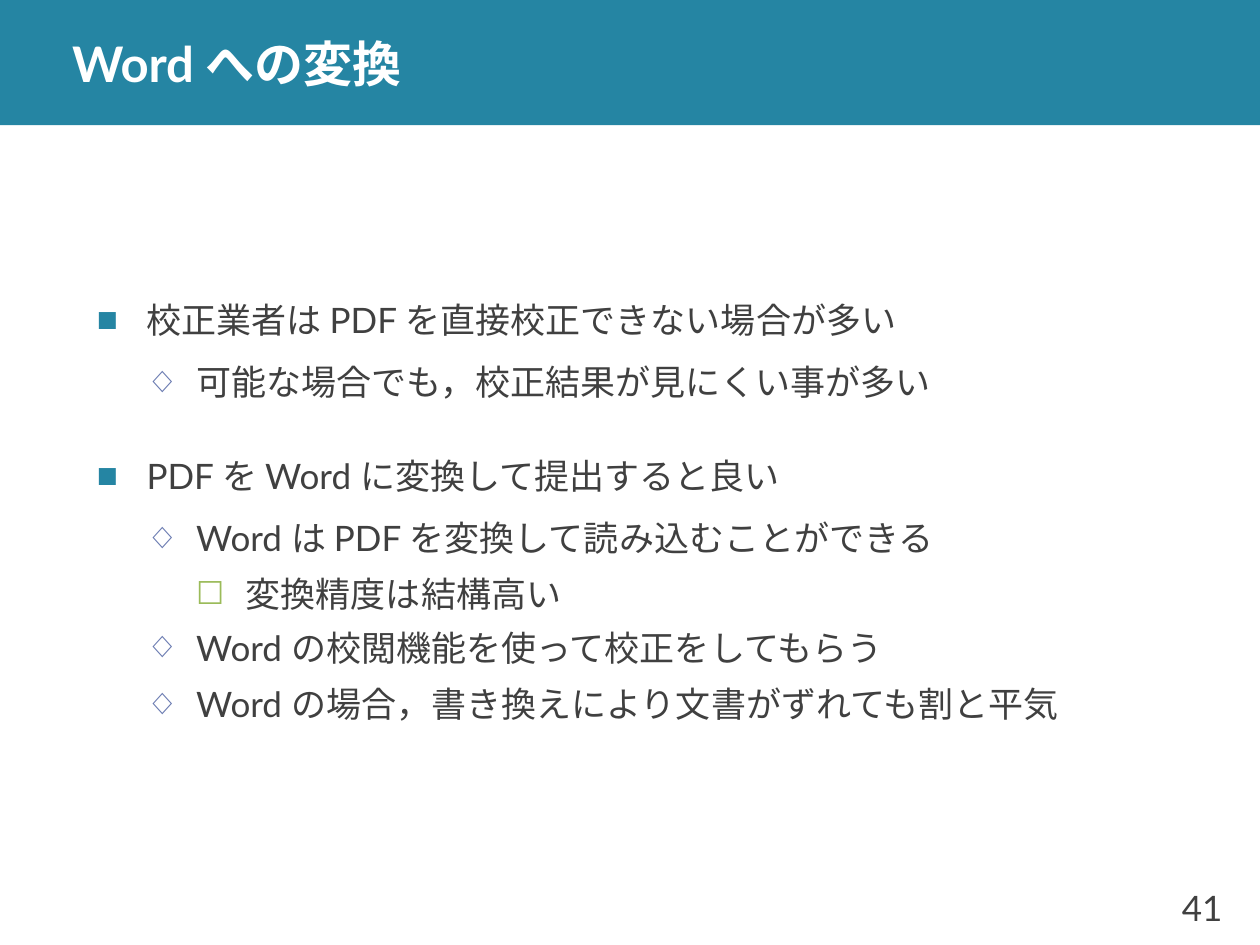
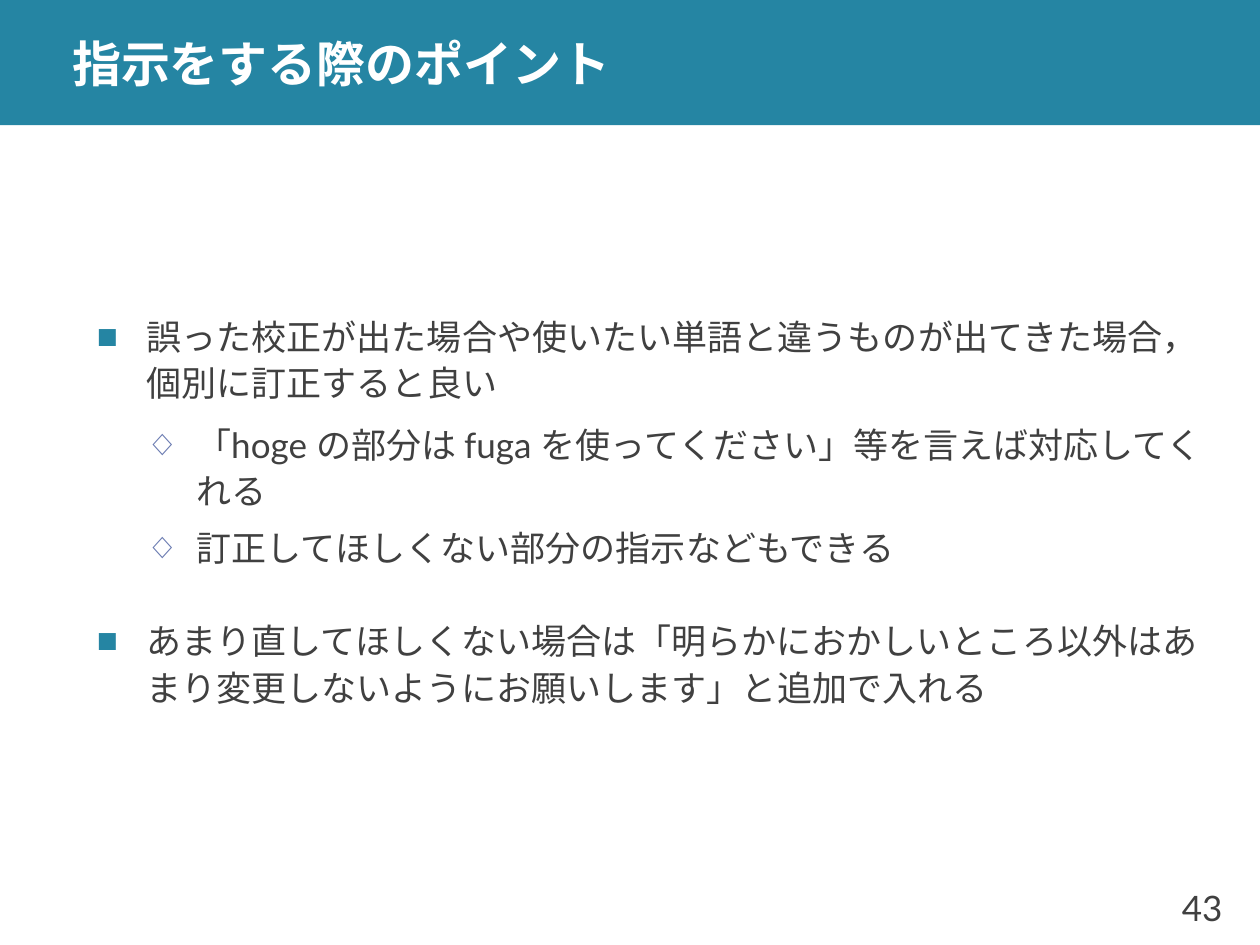
Before and after one commit to shioya-lab/how-to, a slide deck: slide 43 of translation.pptx (slide 41 before the commit). Drawn at 1260x945 pixels with LibreOffice and Linux fonts; fonts in the diff are those of the drawing. Boxes give left, top, right and bottom in pixels: in the first picture for what was removed or moved away, otherwise in the second. Text is boxed around its words. In the diff, an @@ line names an element or a change of style, - is before the commit and + after.

Commit message:
translation を v4 に
校正を ChatGPT を使った方法に変更

```diff
--- a/translation.pptx
+++ b/translation.pptx
@@ title at <box>72,39,610,87</box>: text changed @@
-Word への変換
+指示をする際のポイント
@@ text at <box>147,320,1202,704</box>: text changed @@
-■ 校正業者は PDF を直接校正できない場合が多い
-  ◇ 可能な場合でも，校正結果が見にくい事が多い
-■ PDF を Word に変換して提出すると良い
-  ◇ Word は PDF を変換して読み込むことができる
-    ☐ 変換精度は結構高い
-  ◇ Word の校閲機能を使って校正をしてもらう
-  ◇ Word の場合，書き換えにより文書がずれても割と平気
+■ 誤った校正が出た場合や使いたい単語と違うものが出てきた場合，個別に訂正すると良い
+  ◇ 「hoge の部分は fuga を使ってください」等を言えば対応してくれる
+  ◇ 訂正してほしくない部分の指示などもできる
+■ あまり直してほしくない場合は「明らかにおかしいところ以外はあまり変更しないようにお願いします」と追加で入れる
@@ page number at <box>1182,895,1223,922</box>: text changed @@
-41
+43
```
Also in this commit, not shown: 14 other slides changed, 6 slides added, 1 slide removed, 2 other files.
